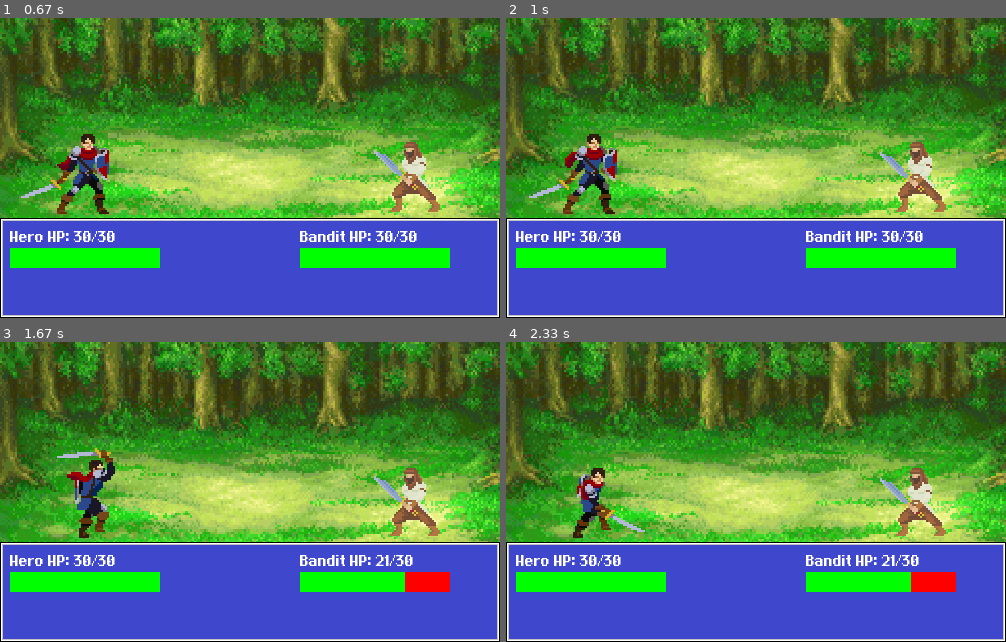
Above: before the commit, frames 1-4 (two rows, left to right).
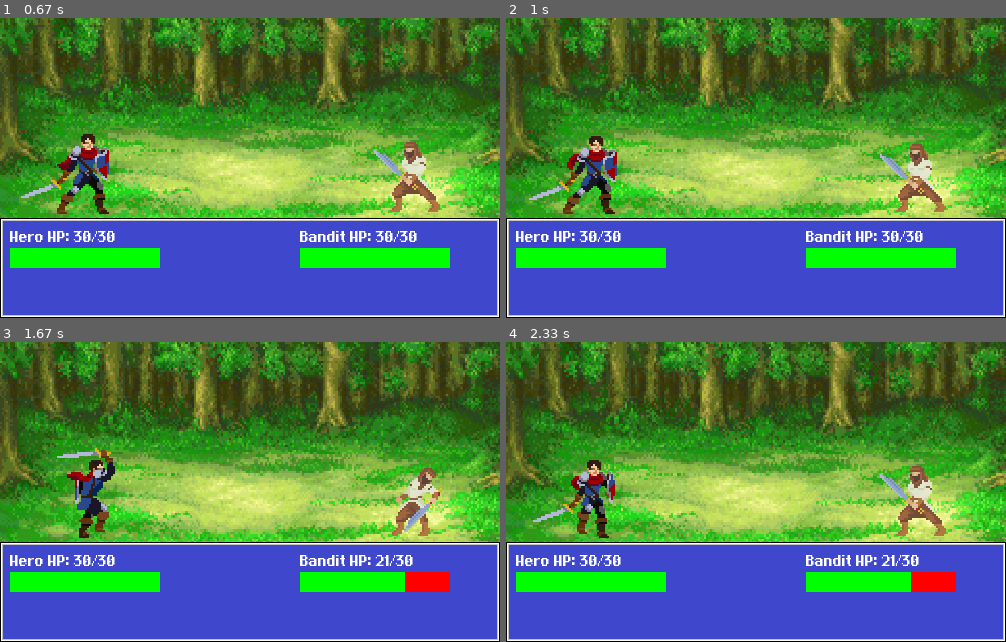
Above: after the commit, the same moments.

Repository: CayoViegas/pygamebattletest
Game: pygame game, started from main.py
Same seed, same stepped clock (60 frames per second), same inputs: the game is played once before the commit and once after it.
Inputs:
- Up to frame 1 (0.67 s): no input
- Up to frame 2 (1 s): no input
- Up to frame 3 (1.67 s): no input
- Up to frame 4 (2.33 s): no input

Frame 1 is identical in both runs. In frame 2, 1.5% of the frame differs, in the area x 4-88%, y 38-64%; in frame 3, 1.3%; in frame 4, 2.3%, in the area x 5-88%, y 39-66%.

Commit message:
animações adicionadas

Diff:
--- a/main.py
+++ b/main.py
@@ -47,49 +47,69 @@
         self.alive = True
         self.flip = flip
 
-        # Animações: 0 - idle, 1 - ataque
-        self.animation_list = self.load_animations()
-        self.action = 0
+        self.animations = self.load_animations()
+        self.action = "idle"
         self.frame_index = 0
-        self.image = self.animation_list[self.action][self.frame_index]
+        self.image = self.animations[self.action][self.frame_index]
         self.update_time = pygame.time.get_ticks()
 
         self.rect = self.image.get_rect()
         self.rect.center = (x, y)
 
     def load_animations(self):
-        """Carrega animações 'idle' e 'attack' do personagem."""
-        animation_list = []
+        """Carrega todas as animações disponíveis do lutador."""
+        animations = {}
+        animation_types = ["idle", "attack", "hurt", "death"]
 
-        for animation_type in ["idle", "attack"]:
-            temp_list = []
-            for i in range(8):  # Suporte para 8 frames
-                path = f"./sprites/{self.name}/{animation_type}/{i}.png"
+        for animation_type in animation_types:
+            frames = []
+            folder = f".\\sprites\\{self.name}\\{animation_type}"
+            if not os.path.exists(folder):
+                continue
+            for file_name in sorted(os.listdir(folder), key=lambda x: int(x.split(".")[0])):
+                path = os.path.join(folder, file_name)
                 img = pygame.image.load(path)
                 img = pygame.transform.scale(img, (img.get_width() * 2, img.get_height() * 2))
                 if self.flip:
                     img = pygame.transform.flip(img, True, False)
-                temp_list.append(img)
-            animation_list.append(temp_list)
+                frames.append(img)
+            animations[animation_type] = frames
 
-        return animation_list
+        return animations
+
+    def set_action(self, action_name):
+        """Troca para uma nova animação se diferente da atual."""
+        if action_name != self.action:
+            self.action = action_name
+            self.frame_index = 0
+            self.update_time = pygame.time.get_ticks()
 
     def update(self):
         """Atualiza a animação atual do lutador."""
         animation_cooldown = 100
-        self.image = self.animation_list[self.action][self.frame_index]
+        frames = self.animations.get(self.action, [])
+
+        if not frames:
+            return
+
         if pygame.time.get_ticks() - self.update_time > animation_cooldown:
             self.update_time = pygame.time.get_ticks()
             self.frame_index += 1
 
-        if self.frame_index >= len(self.animation_list[self.action]):
-            self.idle()
+            if self.frame_index >= len(frames):
+                if self.action in ("attack", "hurt"):
+                    self.set_action("idle")
+                    frames = self.animations.get(self.action, [])
+                    self.frame_index = 0
+                elif self.action == "death":
+                    self.frame_index = len(frames) - 1
+
+        if self.frame_index < len(frames):
+            self.image = frames[self.frame_index]
 
     def idle(self):
         """Volta a animação para idle."""
-        self.action = 0
-        self.frame_index = 0
-        self.update_time = pygame.time.get_ticks()
+        self.set_action("idle")
 
     def attack(self, target):
         """Realiza um ataque contra um alvo."""
@@ -98,10 +118,10 @@
         target.hp = max(target.hp - damage, 0)
         if target.hp == 0:
             target.alive = False
-
-        self.action = 1  # alterna para animação de ataque
-        self.frame_index = 0
-        self.update_time = pygame.time.get_ticks()
+            target.set_action("death")
+        else:
+            target.set_action("hurt")
+        self.set_action("attack")
 
     def draw(self):
         """Desenha o lutador na tela."""
Binary file added: sprites/bandit/death/0.png
Binary file added: sprites/bandit/hurt/0.png
Binary file added: sprites/bandit/hurt/1.png
Binary file added: sprites/hero/death/0.png
Binary file added: sprites/hero/death/1.png
Binary file added: sprites/hero/death/2.png
Binary file added: sprites/hero/death/3.png
Binary file added: sprites/hero/death/4.png
Binary file added: sprites/hero/death/5.png
Binary file added: sprites/hero/death/6.png
Binary file added: sprites/hero/death/7.png
Binary file added: sprites/hero/death/8.png
(and 4 more such lines)
